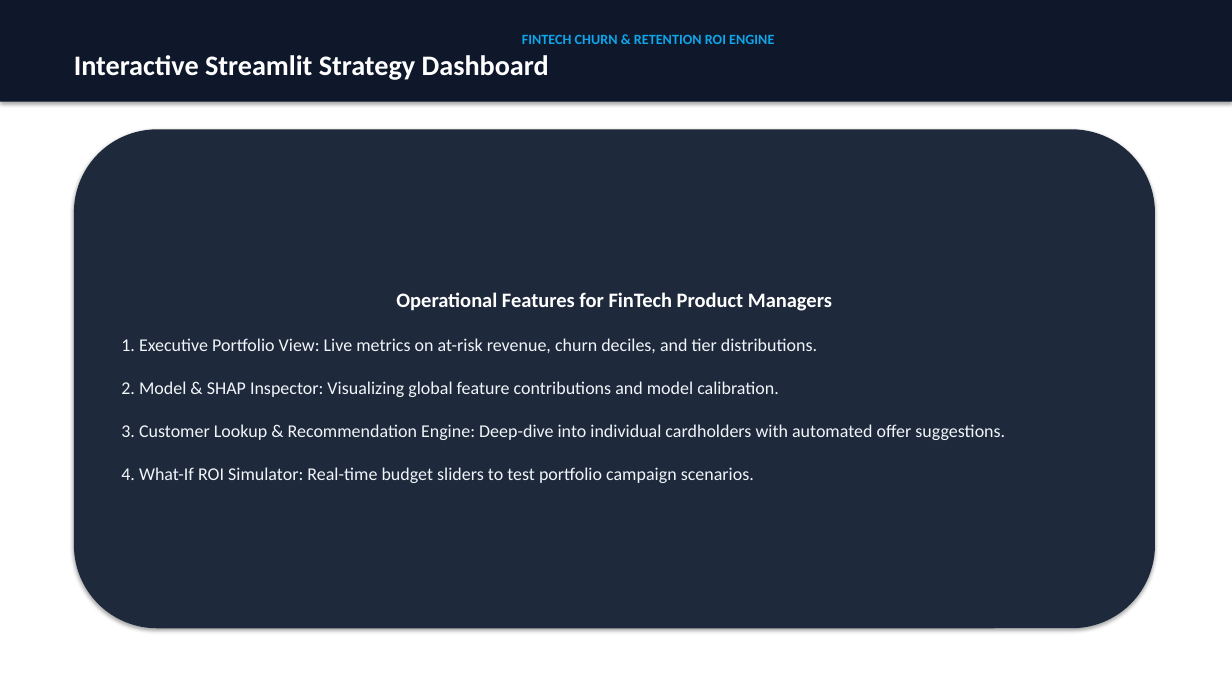
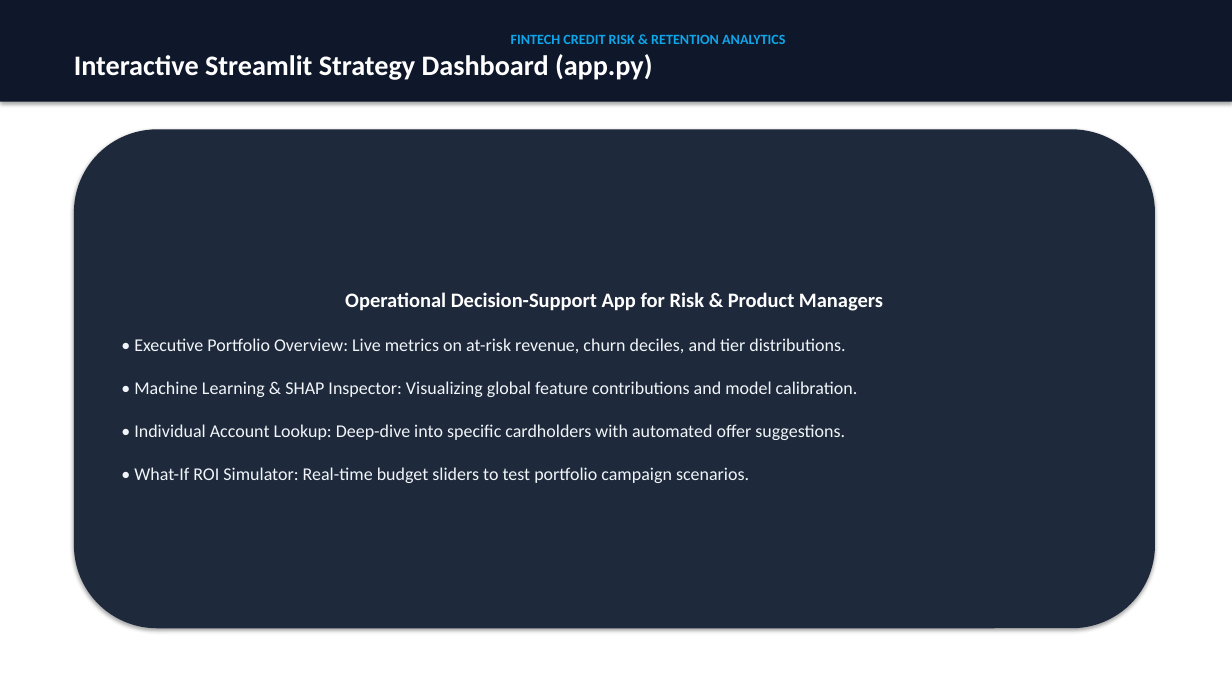
Before and after one commit to PriyankaHichkad/Fintech-Customer-Churn-Analytics, a slide deck: slide 8 of exports/FinTech_Churn_Retention_Strategy.pptx (slide 9 before the commit). Drawn at 1232x693 pixels with LibreOffice and Linux fonts; fonts in the diff are those of the drawing. Boxes give left, top, right and bottom in pixels: in the first picture for what was removed or moved away, otherwise in the second. Text is boxed around its words. In the diff, an @@ line names an element or a change of style, - is before the commit and + after.

```diff
--- a/exports/FinTech_Churn_Retention_Strategy.pptx
+++ b/exports/FinTech_Churn_Retention_Strategy.pptx
@@ text in rectangle at (x1=74, y1=34, x2=785, y2=80): text changed @@
-FINTECH CHURN & RETENTION ROI ENGINE
-Interactive Streamlit Strategy Dashboard
+FINTECH CREDIT RISK & RETENTION ANALYTICS
+Interactive Streamlit Strategy Dashboard (app.py)
@@ text in rounded rectangle at (x1=134, y1=292, x2=883, y2=483): text changed @@
-Operational Features for FinTech Product Managers
-1. Executive Portfolio View: Live metrics on at-risk revenue, churn deciles, and tier distributions.
-2. Model & SHAP Inspector: Visualizing global feature contributions and model calibration.
-3. Customer Lookup & Recommendation Engine: Deep-dive into individual cardholders with automated offer suggestions.
-4. What-If ROI Simulator: Real-time budget sliders to test portfolio campaign scenarios.
+Operational Decision-Support App for Risk & Product Managers
+• Executive Portfolio Overview: Live metrics on at-risk revenue, churn deciles, and tier distributions.
+• Machine Learning & SHAP Inspector: Visualizing global feature contributions and model calibration.
+• Individual Account Lookup: Deep-dive into specific cardholders with automated offer suggestions.
+• What-If ROI Simulator: Real-time budget sliders to test portfolio campaign scenarios.
```
Also in this commit, not shown: 2 other slides changed, 5 slides added, 8 slides removed, 5 other files.
